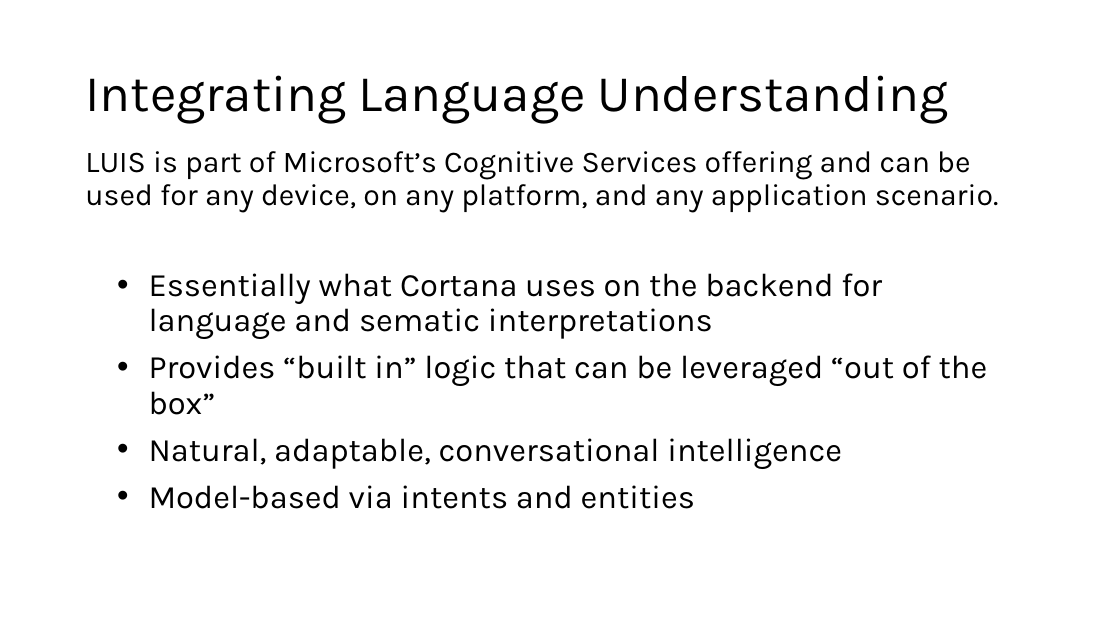
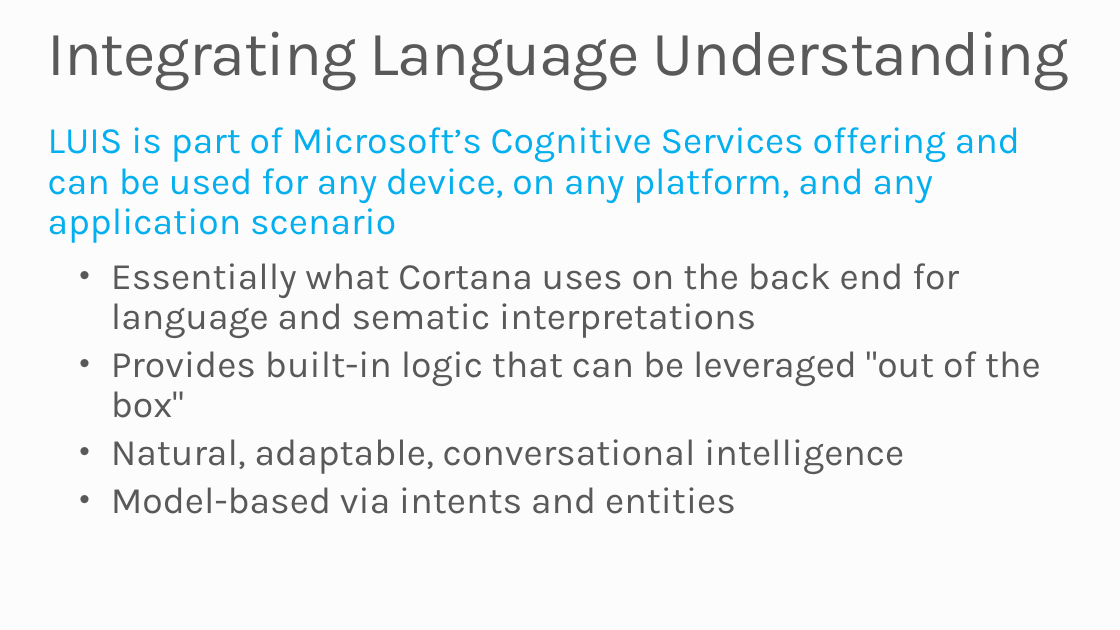
Before and after one commit to MSRConnections/Azure-training-course, a slide deck: slide 14 of Content/Bots (Draft)/Microsoft Bot Framework.pptx. Drawn at 1120x630 pixels with LibreOffice and Linux fonts; fonts in the diff are those of the drawing; background and template pictures are left out. Boxes give left, top, right and bottom in pixels: in the first picture for what was removed or moved away, otherwise in the second. Text is boxed around its words. In the diff, an @@ line names an element or a change of style, - is before the commit and + after.

```diff
--- a/Content/Bots (Draft)/Microsoft Bot Framework.pptx
+++ b/Content/Bots (Draft)/Microsoft Bot Framework.pptx
@@ background #FFFFFF to #FCFCFC @@
@@ title "Integrating Language Understanding": place and size @@
-title "Integrating Language Understanding" at bbox=[85, 75, 949, 123]
+title "Integrating Language Understanding" at bbox=[48, 31, 1069, 90]
@@ title "Integrating Language Understanding" at bbox=[48, 31, 1069, 90]: size 44 to 54 pt, text colour #000000 to #595959, letter spacing 0 to -1 pt; vertical alignment middle to top @@
@@ text at bbox=[48, 127, 1020, 243]: text changed; size 25.9 to 32 pt; text colour #000000 to #03AFEF @@
-LUIS is part of Microsoft’s Cognitive Services offering and can be used for any device, on any platform, and any application scenario.
+LUIS is part of Microsoft’s Cognitive Services offering and can be used for any device, on any platform, and any application scenario
@@ text "Essentially what Cortana uses on ...": place and size @@
-text "Essentially what Cortana uses on ..." at bbox=[149, 273, 988, 509]
+text "Essentially what Cortana uses on ..." at bbox=[111, 263, 1041, 514]
@@ text at bbox=[111, 263, 1041, 418]: text changed; size 28 to 32 pt; text colour #000000 to #595959 @@
-• Essentially what Cortana uses on the backend for language and sematic interpretations
-• Provides “built in” logic that can be leveraged “out of the box”
+• Essentially what Cortana uses on the back end for language and sematic interpretations
+• Provides built-in logic that can be leveraged "out of the box"
@@ text at bbox=[111, 439, 904, 514]: size 28 to 32 pt, text colour #000000 to #595959 in "Natural, adaptable, conversational intelligence", "Model-based via intents and entities"; less space between paragraphs @@
```
Also in this commit, not shown: 14 other slides changed.
